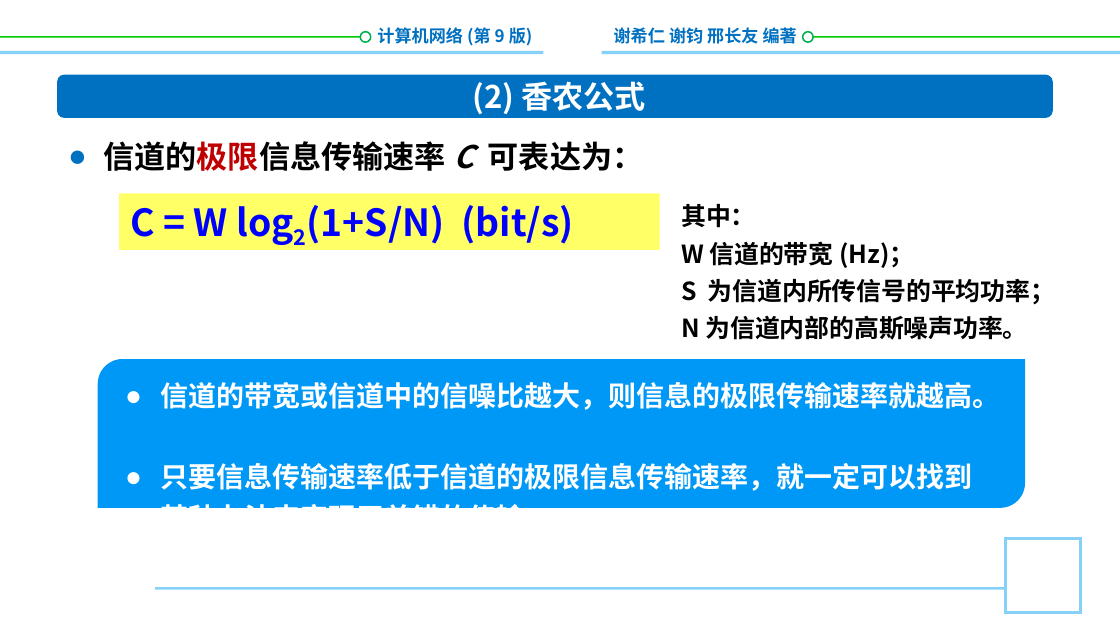
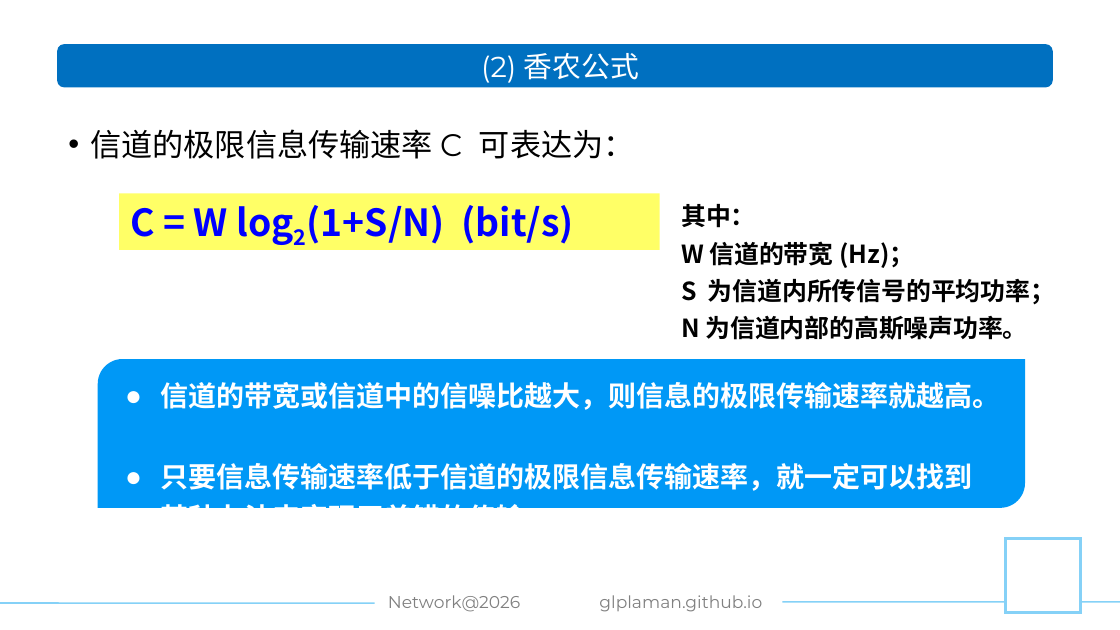
Before and after one commit to glplaman/glplaman.github.io, a slide deck: slide 21 of network/ppt/52785PPT课件/第2章.pptx. Drawn at 1120x630 pixels with LibreOffice and Linux fonts; fonts in the diff are those of the drawing; background and template pictures are left out. Boxes give left, top, right and bottom in pixels: in the first picture for what was removed or moved away, otherwise in the second. Text is boxed around its words. In the diff, an @@ line names an element or a change of style, - is before the commit and + after.

Commit message:
network

```diff
--- a/network/ppt/52785PPT课件/第2章.pptx
+++ b/network/ppt/52785PPT课件/第2章.pptx
@@ text removed at bbox=[377, 27, 533, 46] @@
-计算机网络 (第 9 版)
@@ rectangle removed at bbox=[543, 16, 601, 73] @@
@@ text removed at bbox=[614, 25, 797, 48] @@
-谢希仁 谢钧 邢长友 编著
@@ line removed from (0, 37) to (363, 37) @@
@@ line removed from (0, 53) to (1120, 53) @@
@@ rounded rectangle: place and size @@
-rounded rectangle at bbox=[57, 75, 1053, 119]
+rounded rectangle at bbox=[57, 44, 1053, 87]
@@ text "(2) 香农公式": place and size @@
-text "(2) 香农公式" at bbox=[472, 81, 646, 114]
+text "(2) 香农公式" at bbox=[481, 53, 639, 83]
@@ text "(2) 香农公式" at bbox=[481, 53, 639, 83]: size 20 to 18.5 pt, font Noto Sans CJK SC to Montserrat, bold off @@
@@ ellipse removed at bbox=[361, 31, 371, 41] @@
@@ ellipse removed at bbox=[803, 31, 813, 41] @@
@@ line removed from (805, 37) to (1120, 37) @@
@@ text "信道的极限信息传输速率 C 可表达为：": place and size @@
-text "信道的极限信息传输速率 C 可表达为：" at bbox=[103, 141, 644, 171]
+text "信道的极限信息传输速率 C 可表达为：" at bbox=[90, 129, 635, 159]
@@ text "信道的极限信息传输速率 C 可表达为：" at bbox=[90, 129, 635, 159]: font Noto Sans CJK SC to Montserrat, bold off; text colour #C00000 to #000000 in "信道的极限信息传输速率"; italic off in "C"; bullet ● to •; line spacing 33pt to 30pt @@
@@ line removed from (156, 588) to (1006, 588) @@
@@ text added at bbox=[388, 595, 520, 612], 11 pt, text #808080 @@
+Network@2026
@@ text added at bbox=[599, 595, 762, 612], 11 pt, text #808080 @@
+glplaman.github.io
@@ line added from (0, 603) to (396, 603), #85D1F7 1 pt @@
@@ line added from (724, 601) to (1120, 601), #85D1F7 1 pt @@
```
Also in this commit, not shown: 76 other slides changed, 8 other files.
